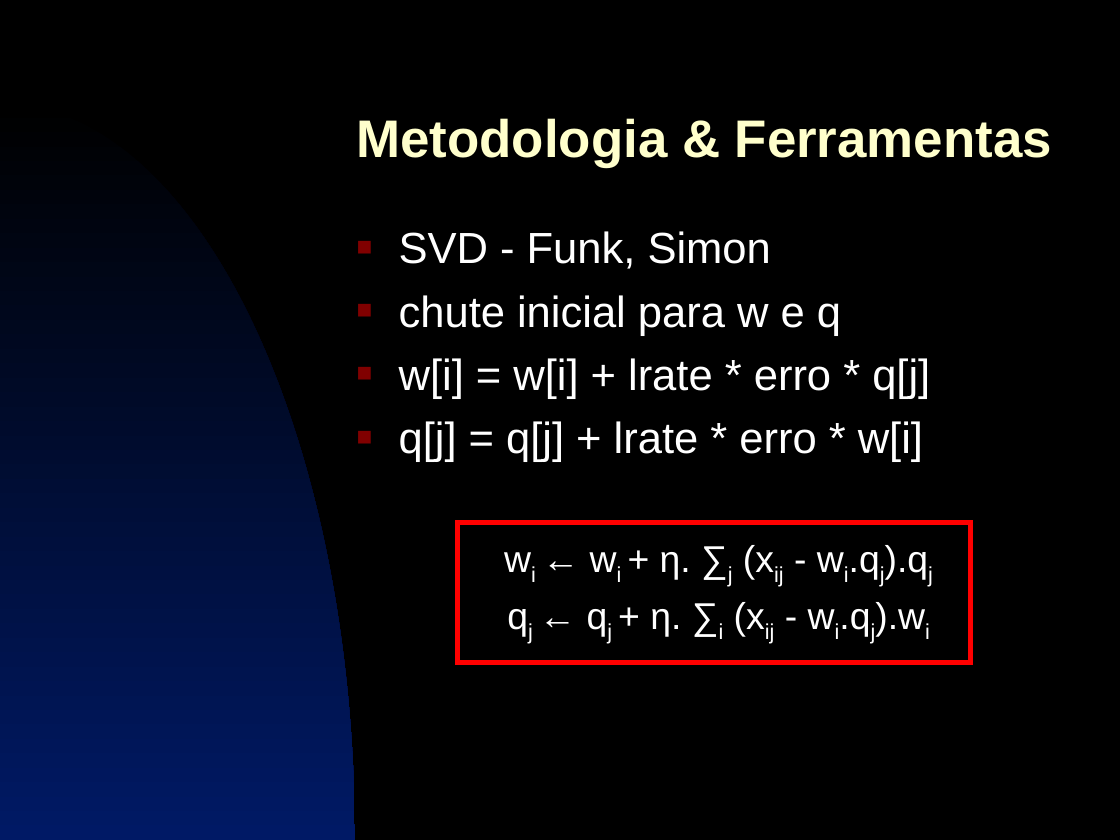
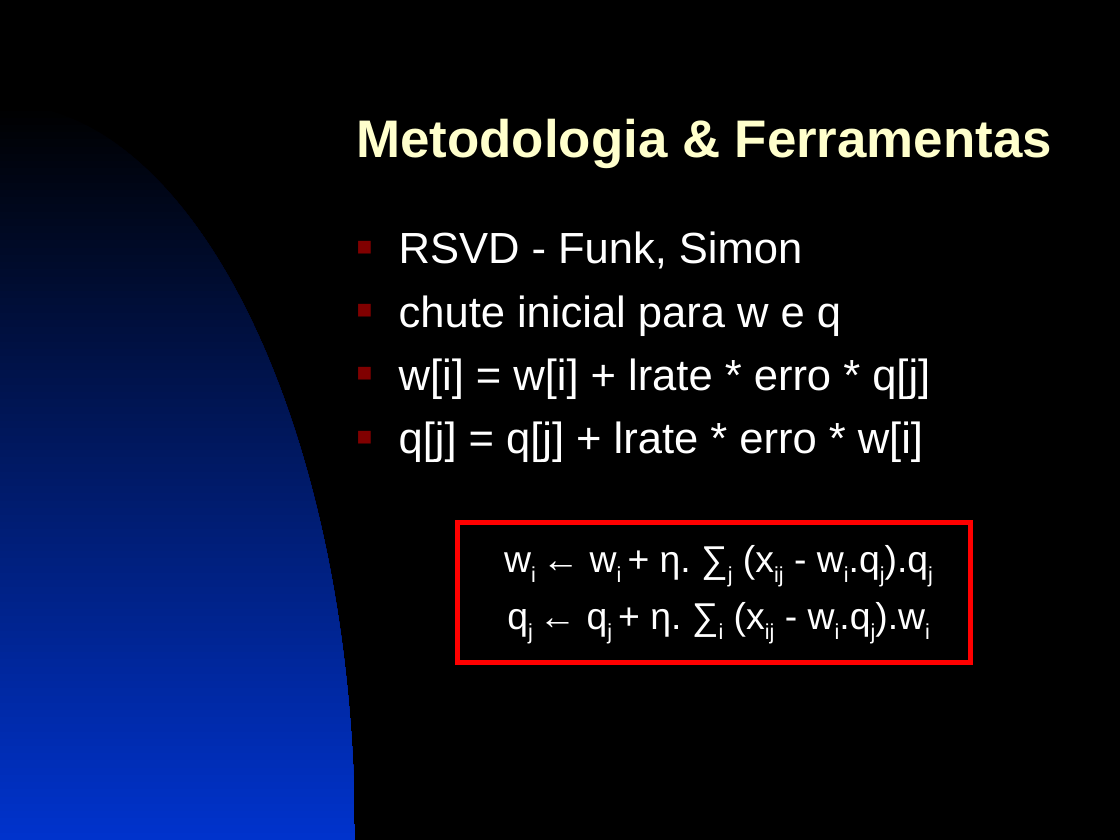
Before and after one commit to brunofms/inf2915_rsvd-video-recommendation, a slide deck: slide 9 of presentation/trabalho_am.ppt (slide 4 before the commit). Drawn at 1120x840 pixels with LibreOffice and Linux fonts; fonts in the diff are those of the drawing. Boxes give left, top, right and bottom in pixels: in the first picture for what was removed or moved away, otherwise in the second. Text is boxed around its words. In the diff, an @@ line names an element or a change of style, - is before the commit and + after.

```diff
--- a/presentation/trabalho_am.ppt
+++ b/presentation/trabalho_am.ppt
@@ freeform shape removed at <box>0,103,355,840</box> @@
@@ freeform shape added at <box>0,103,355,840</box>, fill gradient #000000 to #0033CC @@
@@ text at <box>399,231,802,269</box>: text changed @@
-■ SVD - Funk, Simon
+■ RSVD - Funk, Simon
```
Also in this commit, not shown: 13 other slides changed, 3 slides added.
